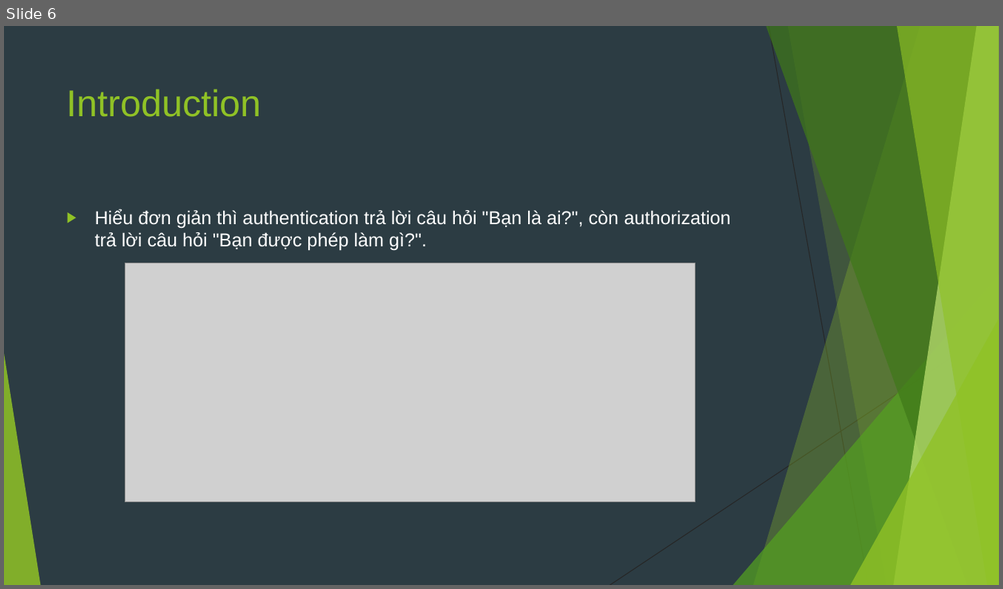
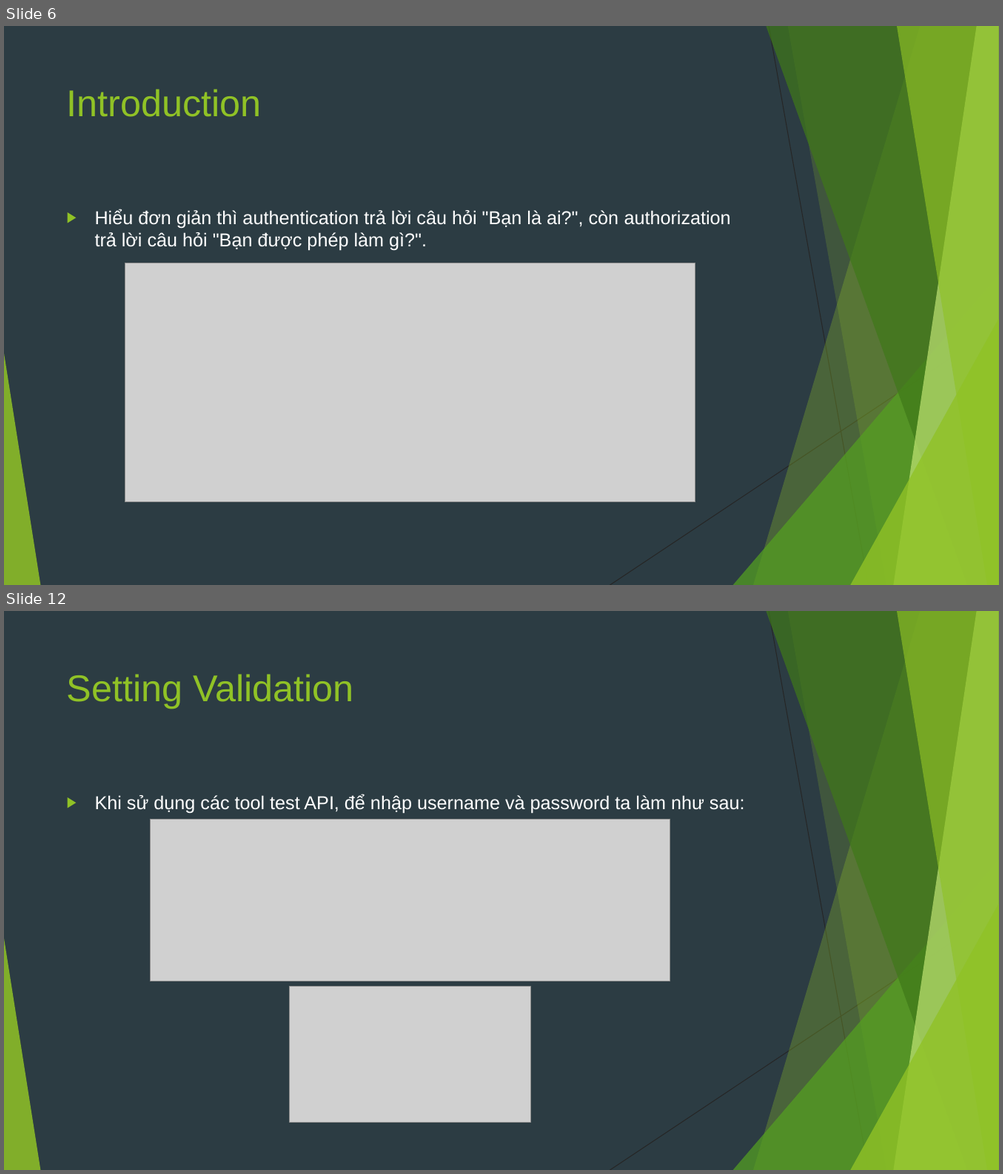
Before and after one commit to sobbingwind/SpringBoot, a slide deck: 09.Spring Security.pptx. Shown one above the other, each under a label of ours: slide 6 before the commit, slides 6 and 12 after it; the slides between them are not shown. The pictures are 1003x589 and 1003x1174 pixels, drawn with LibreOffice and Linux fonts; fonts in the diff are those of the drawing; grey boxes stand for pictures. Boxes give left, top, right and bottom in pixels: in the first picture for what was removed or moved away, otherwise in the second. Text is boxed around its words. In the diff, an @@ line names an element or a change of style, - is before the commit and + after.

```diff
--- a/09.Spring Security.pptx
+++ b/09.Spring Security.pptx
@@ slide 12 added at bbox=[4, 611, 999, 1170], background #2C3C43; not listed: 10 template elements that a slide beside it also shows @@
@@ title added at bbox=[67, 674, 354, 709], 36 pt, text #90C226 @@
+Setting Validation
@@ text added at bbox=[95, 795, 745, 814], 18 pt, text #FFFFFF @@
+▶ Khi sử dụng các tool test API, để nhập username và password ta làm như sau:
@@ picture added at bbox=[151, 820, 669, 982] @@
@@ picture added at bbox=[290, 987, 531, 1123] @@
```
Also in this commit, not shown: 4 slides changed, 17 other slides added, 6 slides removed.
